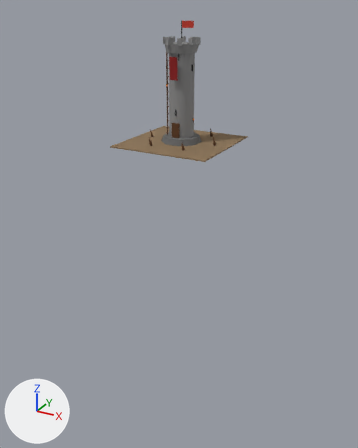
Renders of the glTF model public/models/buildings/watchtower.glb from each side of a commit.
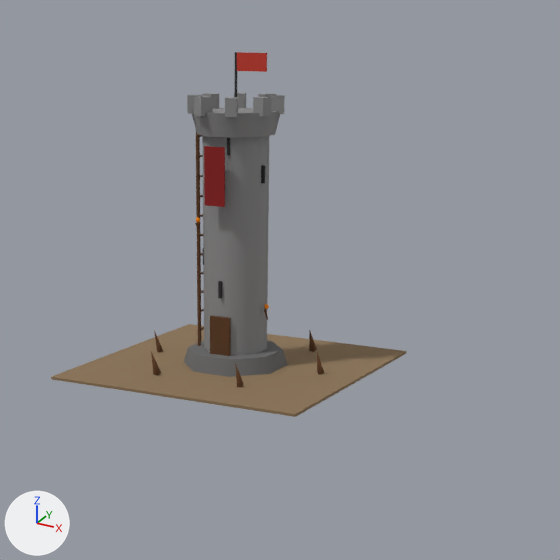
The first picture shows the older version from a 50 mm camera at (23.0, -42.3, 12.2) aimed at (-1.1, 1.5, -9.7). The close-ups show the older and then the newer version on the part from 25% to 86% of the width and 0% to 49% of the height of that picture. Only the edits that show in the close-ups are written down. Every picture has the same lights, and +X, +Y and +Z are marked at lower left. Where no turn or scale is listed for an object, it has been applied to the vertices.

Objects in the first close-up: 'Banner', 'Foundation', 'Ground', 'MainDoor', 'TopPlatform', 'TowerBody' and 19 more.
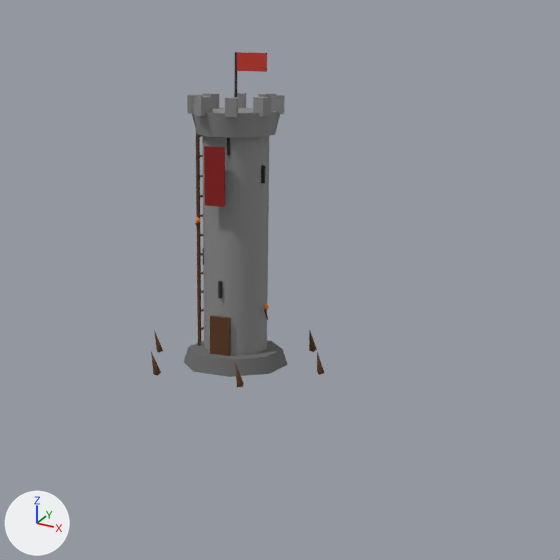
Location of each change, [x1, y1, x2, y2] in pixels of the close-ups (560 x 560 px):
'Ground', deleted (brown): before [51, 324, 407, 417]

What changed in the scene script:
```text
Remove ob_ground:
    ob_ground = bpy.data.objects.new('Ground', me_mesh_0)
    ob_ground.location = (0.0, 0.0, -0.05)
```
